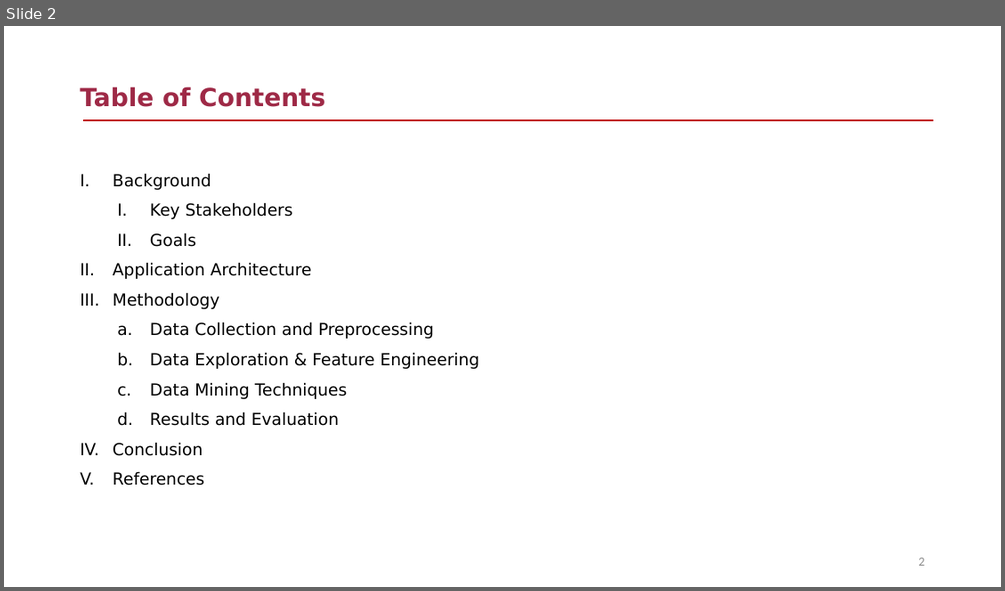
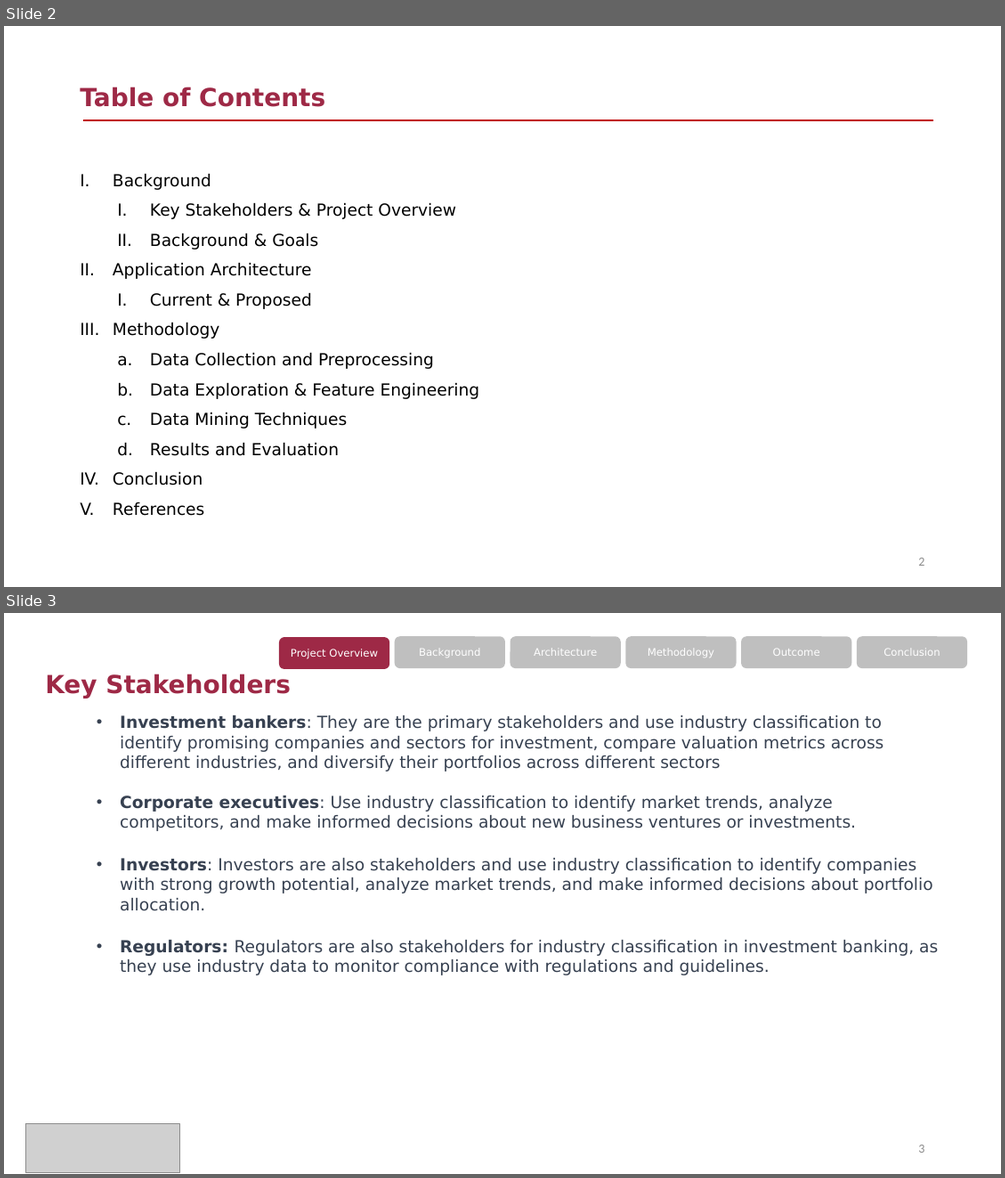
Before and after one commit to zqw86713/MSCA_31008_0N01_Winter_2023_Data_Mining_Principles, a slide deck: Final_project/MScA_31008_Final_Project_Presentation - Pitchbook Industry Classification.pptx. Shown one above the other, each under a label of ours: slide 2 before the commit, slides 2 and 3 after it. The pictures are 1005x591 and 1005x1178 pixels, drawn with LibreOffice and Linux fonts; fonts in the diff are those of the drawing; grey boxes stand for pictures. Boxes give left, top, right and bottom in pixels: in the first picture for what was removed or moved away, otherwise in the second. Text is boxed around its words. In the diff, an @@ line names an element or a change of style, - is before the commit and + after.

```diff
--- a/Final_project/MScA_31008_Final_Project_Presentation - Pitchbook Industry Classification.pptx
+++ b/Final_project/MScA_31008_Final_Project_Presentation - Pitchbook Industry Classification.pptx
@@ slide 3 added at (4,613,1001,1174), background #FFFFFF @@
@@ rounded rectangle added at (279,637,390,669), fill #9E2946, 10 pt, text #FFFFFF @@
+Project Overview
@@ rounded rectangle added at (395,636,505,668), fill #BFBFBF, 10 pt, text #FFFFFF @@
+Background
@@ rounded rectangle added at (510,636,621,668), fill #BFBFBF, 10 pt, text #FFFFFF @@
+Architecture
@@ rounded rectangle added at (625,636,736,668), fill #BFBFBF, 10 pt, text #FFFFFF @@
+Methodology
@@ rounded rectangle added at (741,636,852,668), fill #BFBFBF, 10 pt, text #FFFFFF @@
+Outcome
@@ rounded rectangle added at (857,636,967,668), fill #BFBFBF, 10 pt, text #FFFFFF @@
+Conclusion
@@ title added at (45,674,291,698), 24 pt, text #9E2946, bold @@
+Key Stakeholders
@@ text added at (120,715,938,975), 16 pt, text #374151 @@
+• Investment bankers: They are the primary stakeholders and use industry classification to identify promising companies and sectors for investment, compare valuation metrics across different industries, and diversify their portfolios across different sectors
+• Corporate executives: Use industry classification to identify market trends, analyze competitors, and make informed decisions about new business ventures or investments.
+• Investors: Investors are also stakeholders and use industry classification to identify companies with strong growth potential, analyze market trends, and make informed decisions about portfolio allocation.
+• Regulators: Regulators are also stakeholders for industry classification in investment banking, as they use industry data to monitor compliance with regulations and guidelines.
@@ picture added at (25,1123,179,1172) @@
@@ page number added at (918,1144,924,1152), 12 pt, text #8C8C8C @@
+3
@@ slide 2 changed as well @@
@@ text at (150,202,456,249): text changed @@
-  I. Key Stakeholders
-  II. Goals
+  I. Key Stakeholders & Project Overview
+  II. Background & Goals
@@ text at (150,292,312,309): paragraph added @@
+  I. Current & Proposed
```
Also in this commit, not shown: 15 other slides changed, 1 other slide added, 2 slides removed.
